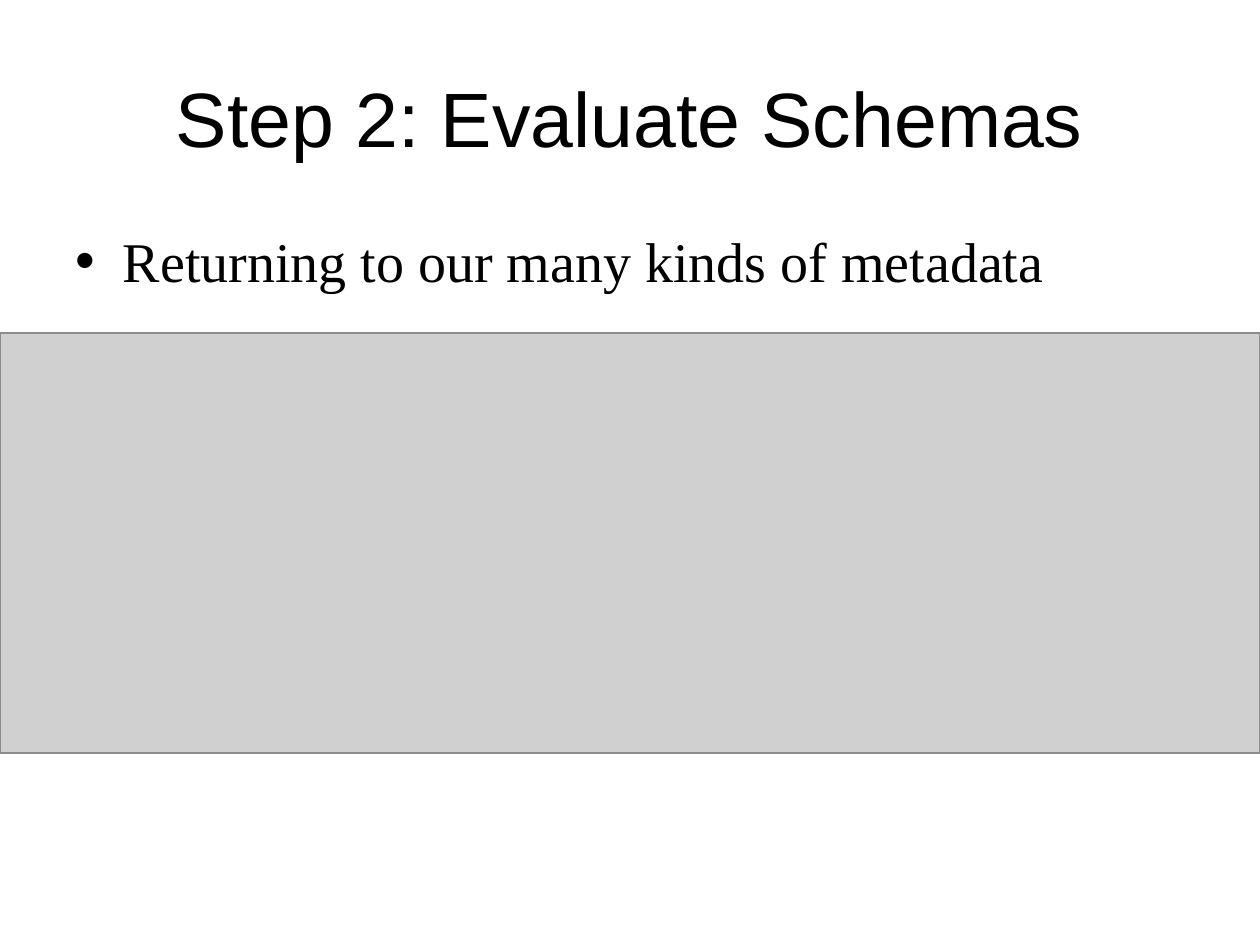
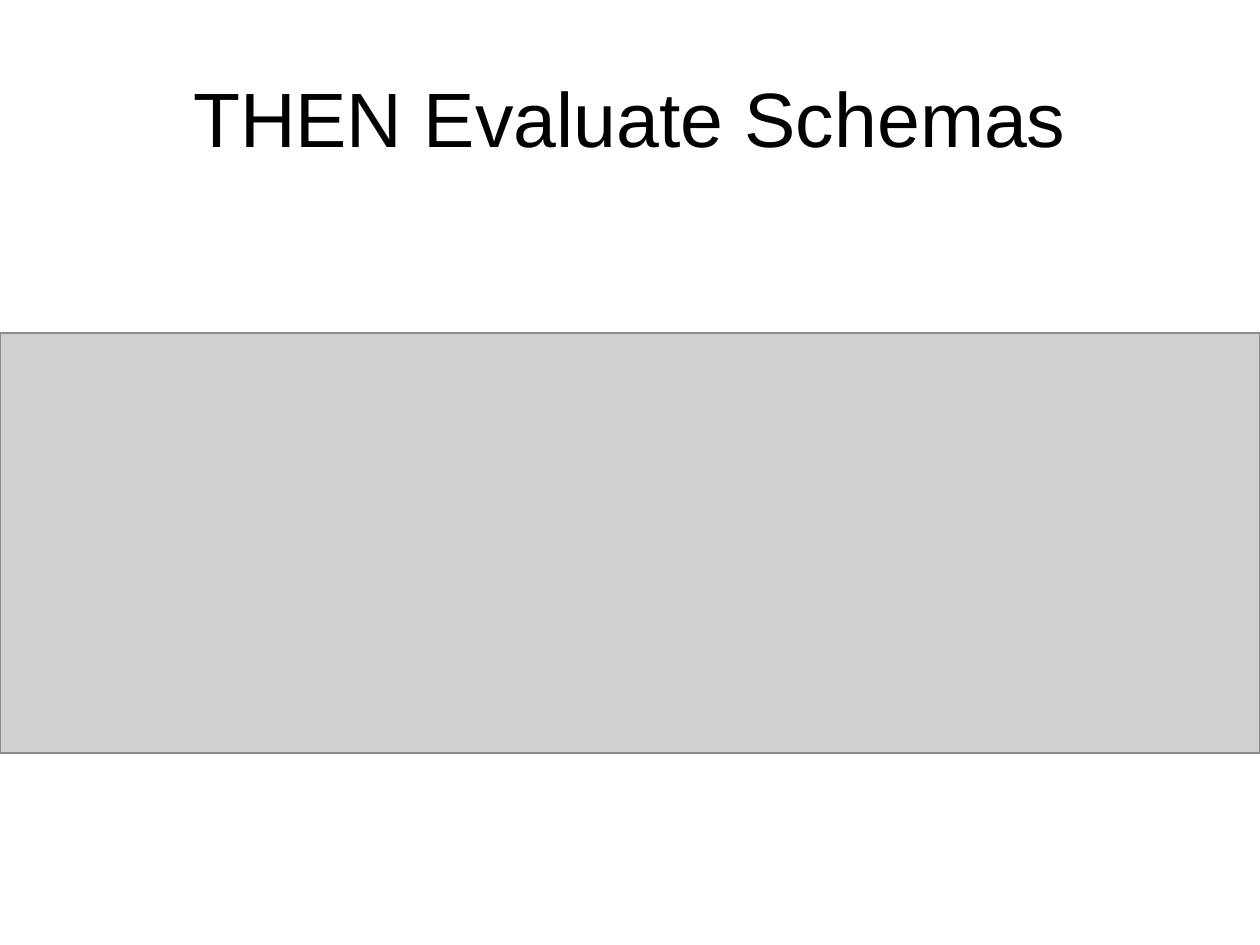
Before and after one commit to DataCurationWorkshop/HongKongCurationWorkshop, a slide deck: slide 10 of Day_2/Day_2_Lectures/Day_2_Lecture_Metadata2.pptx (slide 7 before the commit). Drawn at 1260x945 pixels with LibreOffice and Linux fonts; fonts in the diff are those of the drawing; grey boxes stand for pictures; background and template pictures are left out. Boxes give left, top, right and bottom in pixels: in the first picture for what was removed or moved away, otherwise in the second. Text is boxed around its words. In the diff, an @@ line names an element or a change of style, - is before the commit and + after.

Commit message:
day 2 metadata ppt

```diff
--- a/Day_2/Day_2_Lectures/Day_2_Lecture_Metadata2.pptx
+++ b/Day_2/Day_2_Lectures/Day_2_Lecture_Metadata2.pptx
@@ title at (x1=193, y1=91, x2=1066, y2=148): text changed @@
-Step 2: Evaluate Schemas
+THEN Evaluate Schemas
@@ text removed at (x1=123, y1=242, x2=1043, y2=293) @@
-• Returning to our many kinds of metadata
```
Also in this commit, not shown: 6 other slides changed, 7 slides added, 4 slides removed.
